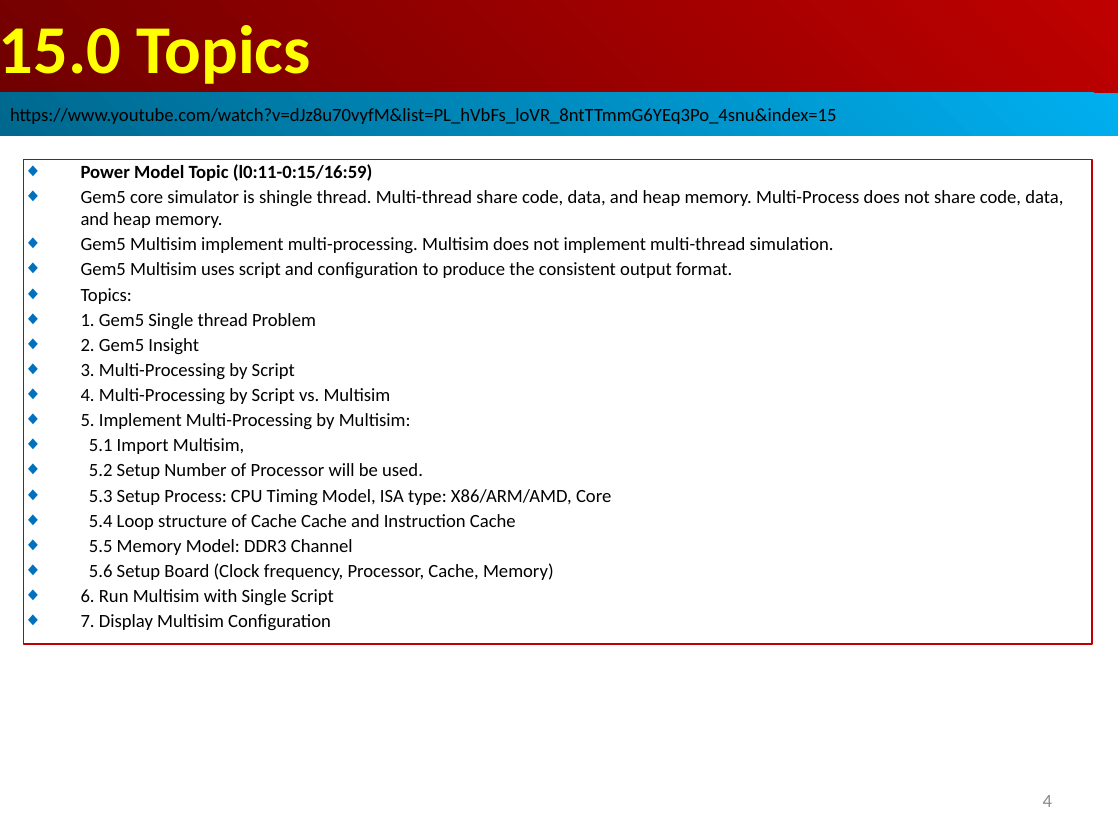
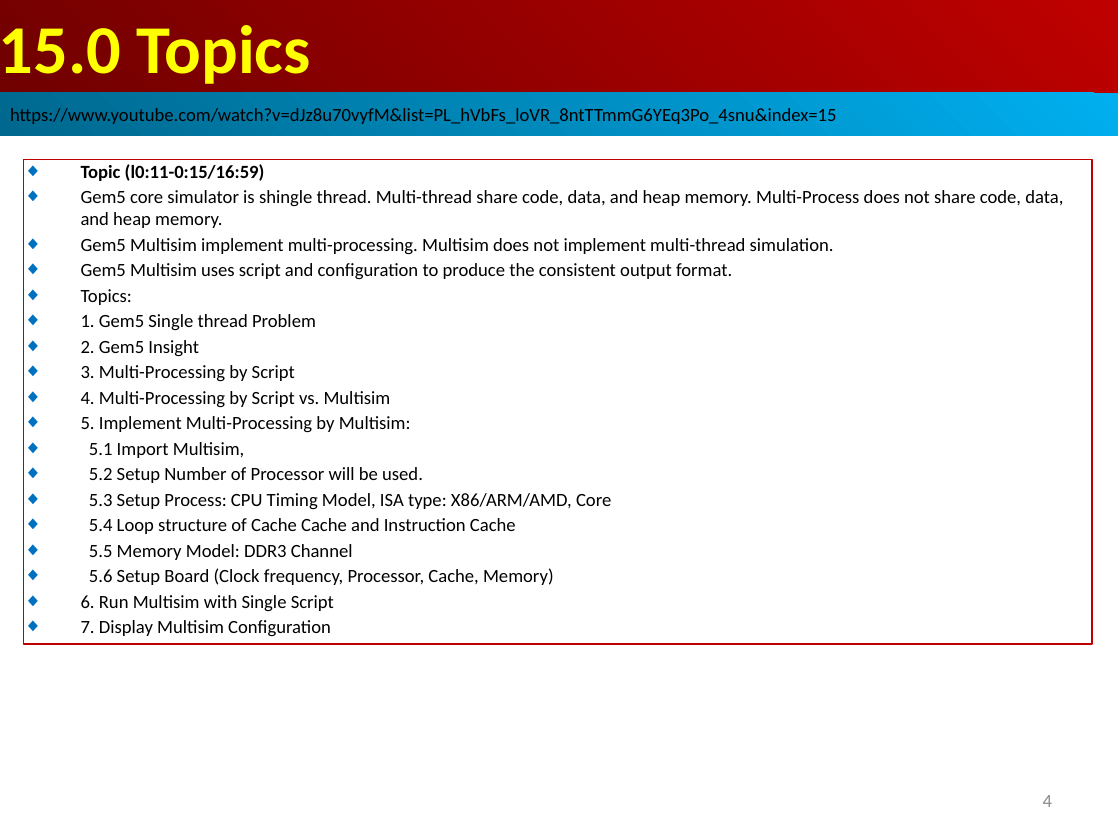
Before and after one commit to peterhchen/AIU_CS850_Gem5_McPAT, a slide deck: slide 4 of 050_Gem5/015.MultiSim/000_Video/015.MultiSim.ppt. Drawn at 1120x840 pixels with LibreOffice and Linux fonts; fonts in the diff are those of the drawing. Boxes give left, top, right and bottom in pixels: in the first picture for what was removed or moved away, otherwise in the second. Text is boxed around its words. In the diff, an @@ line names an element or a change of style, - is before the commit and + after.

```diff
--- a/050_Gem5/015.MultiSim/000_Video/015.MultiSim.ppt
+++ b/050_Gem5/015.MultiSim/000_Video/015.MultiSim.ppt
@@ text in rectangle at [81,164,265,181]: text changed @@
-◆ Power Model Topic (l0:11-0:15/16:59)
+◆ Topic (l0:11-0:15/16:59)
```
